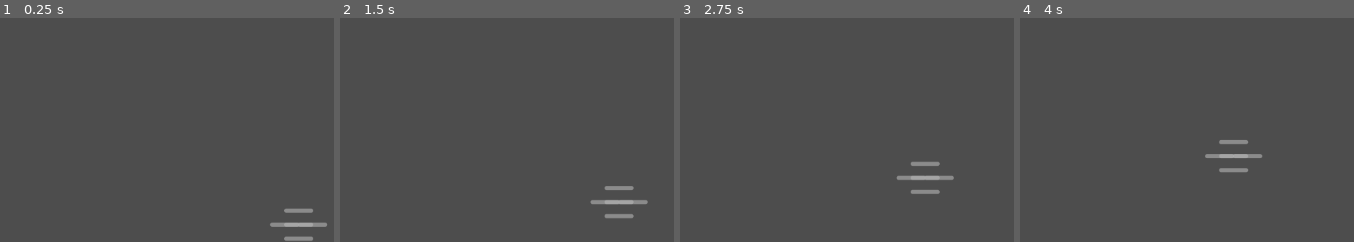
Above: before the commit, frames 1-4 (left to right).
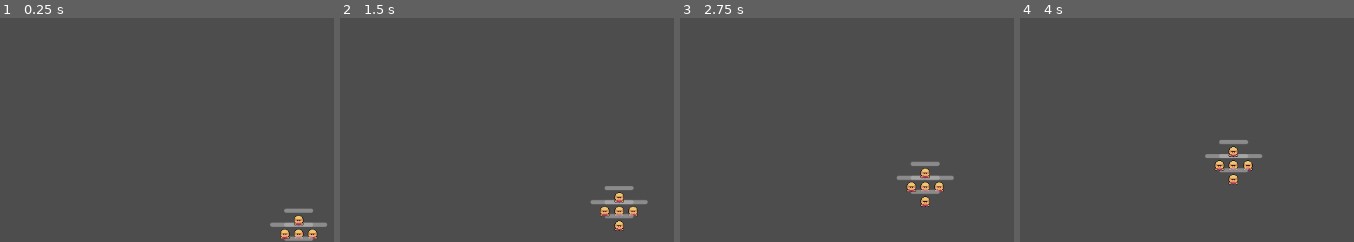
Above: after the commit, the same moments.

Repository: lm98/team-survival
Game: Godot game, scene res://scenes/game.tscn
Two runs of this game, one before a commit and one after it. Both use one fixed random seed, a clock stepped at 60 frames per second and the inputs below. The engine's default icon, where the game draws it, is replaced by a stand-in: a white triangle on a blue panel in a dark square.
Inputs (mouse positions are % of the whole screen's width and height, from its top left):
- Up to frame 1 (0.25 s): no input
- Up to frame 2 (1.5 s): tap Enter at 0.5 s; move the mouse to (69, 45) at 0.52 s; click (69, 45) at 0.6 s; move the mouse to (19, 55) at 1.27 s; click (19, 55) at 1.35 s
- Up to frame 3 (2.75 s): move the mouse to (55, 28) at 2.02 s; click (55, 28) at 2.1 s
- Up to frame 4 (4 s): move the mouse to (37, 70) at 2.77 s; click (37, 70) at 2.85 s; move the mouse to (79, 65) at 3.52 s; click (79, 65) at 3.6 s
The pictures show only the part of the screen within x 50-100%, y 50-100%; the shares and areas given below are measured in that part.

The runs differ from the first frame. In frame 1, 0.5% of the frame differs, in the area x 83-95%, y 87-99%; in frame 2, 0.6%, in the area x 77-90%, y 77-96%; in frame 3, 0.6%; in frame 4, 0.6%.

Commit message:
feat: add animation for fighter red

Diff:
--- a/scripts/player_team.gd
+++ b/scripts/player_team.gd
@@ -28,7 +28,7 @@
 	add_member(member)
 
 func create_test_team():
-	const TEST_PLAYER = preload("res://scenes/team_member.tscn")
+	const TEST_PLAYER = preload("res://scenes/fighter_red.tscn")
 	for sp in spawn_points:
 		spawn_new_member(TEST_PLAYER, sp.global_position)
 
--- a/scripts/team_member.gd
+++ b/scripts/team_member.gd
@@ -5,10 +5,17 @@
 @onready var click_position: Vector2 = global_position
 @onready var target_position: Vector2 = global_position
 @onready var health_component = $HealthComponent
+@onready var animated_sprite = $AnimatedSprite2D
 
 func _physics_process(_delta):
 	target_position = (click_position - global_position).normalized()
 	velocity = target_position * speed
+
+	if velocity.length() > 0.0:
+		animated_sprite.play("move")
+	else:
+		animated_sprite.play("idle")
+
 	move_and_slide()
 
 func move_to_target(target: Vector2):
